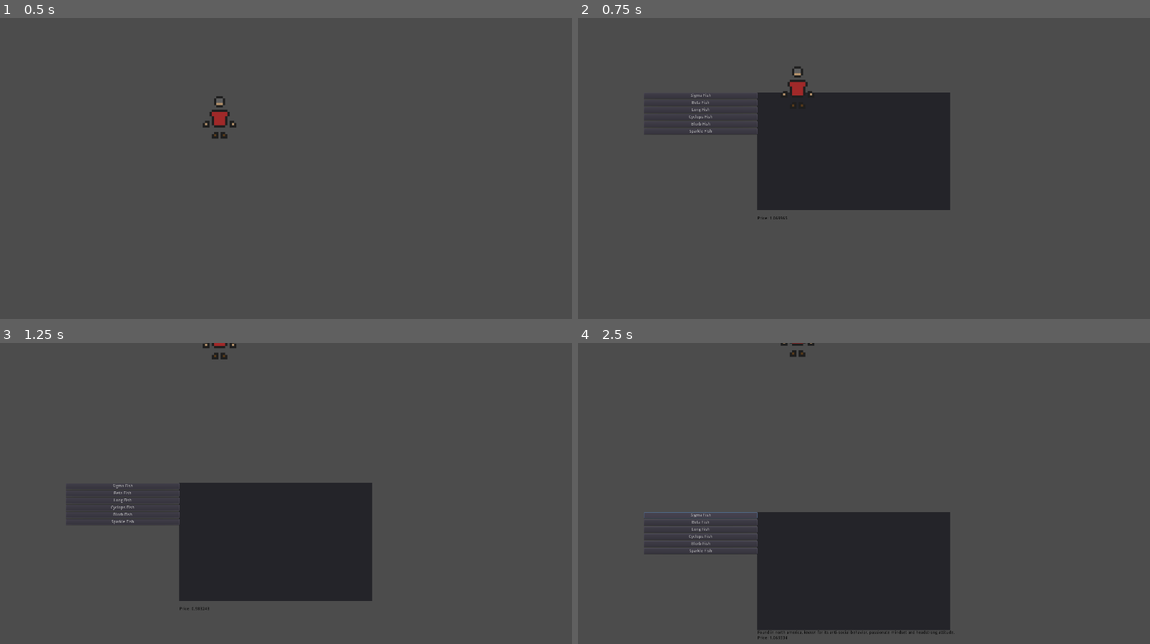
Above: before the commit, frames 1-4 (two rows, left to right).
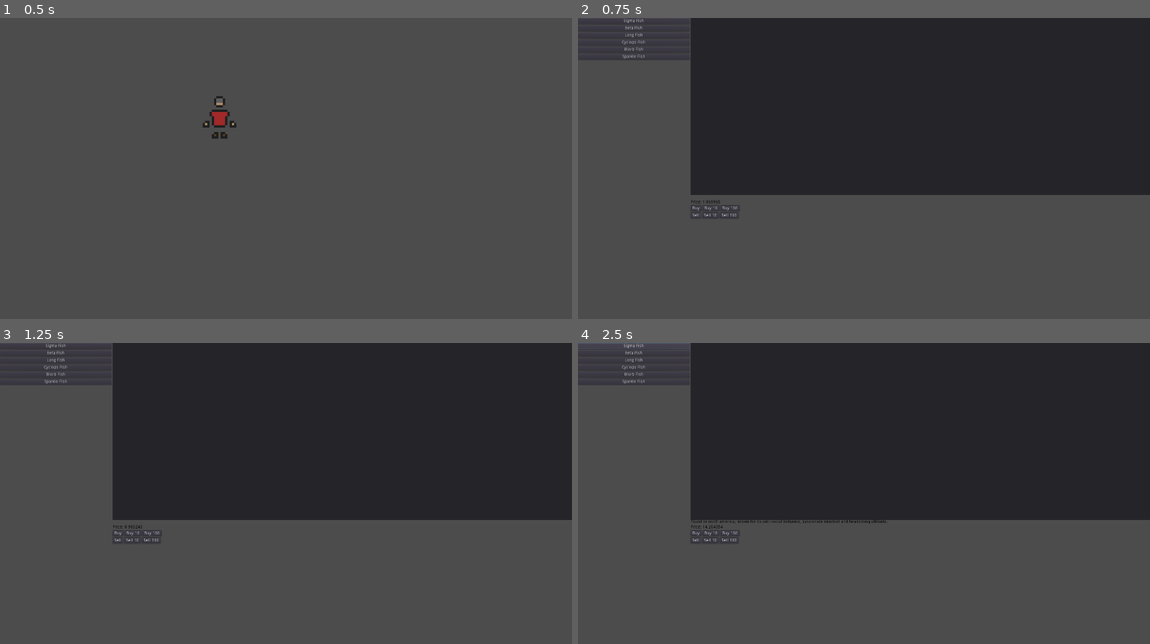
Above: after the commit, the same moments.

Repository: lewyche/Fish-Market-Simulator-2D
Game: Godot game, scene res://Nodes/World.tscn
Two runs of this game, one before a commit and one after it. Both use one fixed random seed, a clock stepped at 60 frames per second and the inputs below.
Inputs (mouse positions are in pixels of both pictures, inside the frame that each line leads up to):
- Up to frame 1 (0.5 s): no input
- Up to frame 2 (0.75 s): tap Enter at 0.5 s; move the mouse to (892, 177) at 0.52 s; hold Up (Up) from 0.53 s (still down); tap P (open_market) at 0.6 s
- Up to frame 3 (1.25 s): keep holding Up (Up)
- Up to frame 4 (2.5 s): release Up (Up) at 1.25 s; click "Sigma Fish" at 1.25 s; click "Sigma Fish" at 2 s

Frame 1 is identical in both runs. In frame 2, 37% of the frame differs, in the area x 7-100%, y 0-67%; in frame 3, 52%; in frame 4, 59%, in the area x 0-100%, y 0-99%.

Commit message:
add buy buttons

Diff:
--- a/Assets/Scripts/Fish Market Panel.gd
+++ b/Assets/Scripts/Fish Market Panel.gd
@@ -6,7 +6,7 @@
 var tick_time = .4		#time between ticks
 
 #limits for graph
-var lower_limit = 375
+var lower_limit = 575
 var upper_limit = 5
 
 var min_val = 0
@@ -111,7 +111,6 @@
 	return val
 
 func convert_price_to_graph(val):
-	print(val)
 	var difference = lower_limit - val
 	return upper_limit + difference
 
@@ -123,7 +122,8 @@
 	while open == true:
 
 		var pointX = graph_start + i * column_size		#x value of point in the graph
-		var pointY = convert_price_to_graph(calc_price())
+		print(multiplier)
+		var pointY = convert_price_to_graph(calc_price()) * 2
 
 		pointX = move_points_back(pointX)
 		pointY = move_points_horizontally(pointY)
@@ -154,6 +154,11 @@
 
 	curr_price = randi() % max_val + min_val
 
+func buy(amount):
+	print("buying" + str(amount))
+
+func sell(amount):
+	pass
 
 func _ready():	#prepare for graph
 	randomize()
--- a/Nodes/BuyingContainer.gd
+++ b/Nodes/BuyingContainer.gd
@@ -1,15 +1,23 @@
 extends HBoxContainer
 
 
-# Declare member variables here. Examples:
-# var a = 2
-# var b = "text"
+#
+#	for i in range(FishData.fishes.size()):
+#		var button_instance = Button.new()
+#
+#		button_instance.connect("pressed",self, "_on_button_pressed", [FishData.fishes[i]])
+#		button_instance.text = FishData.fishes[i].name
+#		add_child(button_instance)
 
 
 # Called when the node enters the scene tree for the first time.
 func _ready():
-	pass # Replace with function body.
+	$Buy.connect("pressed", self, "_on_button_pressed", [1])
+	$BuyTen.connect("pressed", self, "_on_button_pressed", [10])
+	$BuyHundred.connect("pressed", self, "_on_button_pressed", [100])
 
+func _on_button_pressed(num):
+	get_parent().get_parent().buy(num)
 
 # Called every frame. 'delta' is the elapsed time since the previous frame.
 #func _process(delta):
--- a/Nodes/Fish Market Panel.tscn
+++ b/Nodes/Fish Market Panel.tscn
@@ -1,40 +1,46 @@
-[gd_scene load_steps=6 format=2]
+[gd_scene load_steps=8 format=2]
 
 [ext_resource path="res://Assets/Scripts/FishInfo.gd" type="Script" id=1]
 [ext_resource path="res://Assets/Scripts/FishInformation.gd" type="Script" id=2]
 [ext_resource path="res://Assets/Scripts/FishButtons.gd" type="Script" id=3]
 [ext_resource path="res://Assets/Scripts/ScrollContainer.gd" type="Script" id=4]
 [ext_resource path="res://Assets/Scripts/Fish Market Panel.gd" type="Script" id=5]
+[ext_resource path="res://Nodes/BuyingContainer.gd" type="Script" id=6]
+[ext_resource path="res://Nodes/SellingContainer.gd" type="Script" id=7]
 
 [node name="Fish Market Panel" type="Control"]
-margin_right = 1024.0
-margin_bottom = 601.0
+margin_right = 1924.0
+margin_bottom = 1073.0
+size_flags_horizontal = 3
+size_flags_vertical = 3
 script = ExtResource( 5 )
 __meta__ = {
 "_edit_use_anchors_": false
 }
 
 [node name="Panel" type="Panel" parent="."]
+anchor_top = -0.00263595
+anchor_bottom = -0.00263595
 margin_left = 378.0
-margin_top = -1.0
-margin_right = 1026.0
-margin_bottom = 395.0
+margin_top = 2.82837
+margin_right = 1925.0
+margin_bottom = 596.828
 __meta__ = {
 "_edit_use_anchors_": false
 }
 
 [node name="ScrollContainer" type="ScrollContainer" parent="."]
 margin_left = -2.0
-margin_right = 380.0
-margin_bottom = 598.0
+margin_right = 376.0
+margin_bottom = 590.0
 script = ExtResource( 4 )
 __meta__ = {
 "_edit_use_anchors_": false
 }
 
 [node name="FishButtons" type="VBoxContainer" parent="ScrollContainer"]
-margin_right = 382.0
-margin_bottom = 598.0
+margin_right = 378.0
+margin_bottom = 590.0
 size_flags_horizontal = 3
 size_flags_vertical = 3
 script = ExtResource( 3 )
@@ -43,25 +49,78 @@
 }
 
 [node name="FishInformation" type="VBoxContainer" parent="."]
-margin_left = 380.0
-margin_top = 397.0
-margin_right = 1024.0
-margin_bottom = 597.0
+margin_left = 378.0
+margin_top = 593.0
+margin_right = 1932.0
+margin_bottom = 1077.0
 script = ExtResource( 2 )
 __meta__ = {
 "_edit_use_anchors_": false
 }
 
 [node name="Label" type="Label" parent="FishInformation"]
-margin_right = 644.0
+margin_right = 1554.0
 margin_bottom = 14.0
 custom_colors/font_color = Color( 0, 0, 0, 1 )
 
 [node name="Price" type="Label" parent="FishInformation"]
 margin_top = 18.0
-margin_right = 644.0
+margin_right = 1554.0
 margin_bottom = 32.0
 custom_colors/font_color = Color( 0, 0, 0, 1 )
+
+[node name="BuyingContainer" type="HBoxContainer" parent="FishInformation"]
+margin_top = 36.0
+margin_right = 1554.0
+margin_bottom = 56.0
+script = ExtResource( 6 )
+
+[node name="Buy" type="Button" parent="FishInformation/BuyingContainer"]
+margin_right = 36.0
+margin_bottom = 20.0
+size_flags_horizontal = 0
+size_flags_vertical = 0
+text = "Buy"
+
+[node name="BuyTen" type="Button" parent="FishInformation/BuyingContainer"]
+margin_left = 40.0
+margin_right = 96.0
+margin_bottom = 20.0
+text = "Buy 10"
+
+[node name="BuyHundred" type="Button" parent="FishInformation/BuyingContainer"]
+margin_left = 100.0
+margin_right = 164.0
+margin_bottom = 20.0
+text = "Buy 100"
+
+[node name="SellingContainer" type="HBoxContainer" parent="FishInformation"]
+margin_top = 60.0
+margin_right = 1554.0
+margin_bottom = 80.0
+script = ExtResource( 7 )
+
+[node name="Sell" type="Button" parent="FishInformation/SellingContainer"]
+margin_right = 35.0
+margin_bottom = 20.0
+size_flags_horizontal = 0
+size_flags_vertical = 0
+text = "Sell"
+__meta__ = {
+"_edit_use_anchors_": false
+}
+
+[node name="SellTen" type="Button" parent="FishInformation/SellingContainer"]
+margin_left = 39.0
+margin_right = 94.0
+margin_bottom = 20.0
+text = "Sell 10"
+
+[node name="SellHundred" type="Button" parent="FishInformation/SellingContainer"]
+margin_left = 98.0
+margin_right = 161.0
+margin_bottom = 20.0
+text = "Sell 100"
 
 [node name="FishData" type="Node" parent="."]
 script = ExtResource( 1 )
--- a/Nodes/SellingContainer.gd
+++ b/Nodes/SellingContainer.gd
@@ -1,16 +1,6 @@
 extends HBoxContainer
-
-
-# Declare member variables here. Examples:
-# var a = 2
-# var b = "text"
 
 
 # Called when the node enters the scene tree for the first time.
 func _ready():
 	pass # Replace with function body.
-
-
-# Called every frame. 'delta' is the elapsed time since the previous frame.
-#func _process(delta):
-#	pass
--- a/Nodes/World.gd
+++ b/Nodes/World.gd
@@ -9,15 +9,15 @@
 
 			Input.set_mouse_mode(Input.MOUSE_MODE_VISIBLE)
 
-			get_node("Fish Market Panel").visible = true
-			get_node("Fish Market Panel").open_market()
+			get_node("Escape Menu/Fish Market Panel").visible = true
+			get_node("Escape Menu/Fish Market Panel").open_market()
 	else:
 		if Input.is_action_just_pressed("open_market"):
 
 			toggled = false
 
-			get_node("Fish Market Panel").visible = false
-			get_node("Fish Market Panel").close_market()
+			get_node("Escape Menu/Fish Market Panel").visible = false
+			get_node("Escape Menu/Fish Market Panel").close_market()
 
 			Input.set_mouse_mode(Input.MOUSE_MODE_CAPTURED)
 
--- a/Nodes/World.tscn
+++ b/Nodes/World.tscn
@@ -38,6 +38,7 @@
 layer = 2
 
 [node name="Escape" type="Control" parent="Escape Menu"]
+visible = false
 anchor_right = 1.0
 anchor_bottom = 1.0
 script = ExtResource( 3 )
@@ -87,5 +88,5 @@
 text = "asdsdsdsd"
 script = ExtResource( 6 )
 
-[node name="Fish Market Panel" parent="." instance=ExtResource( 7 )]
+[node name="Fish Market Panel" parent="Escape Menu" instance=ExtResource( 7 )]
 visible = false
